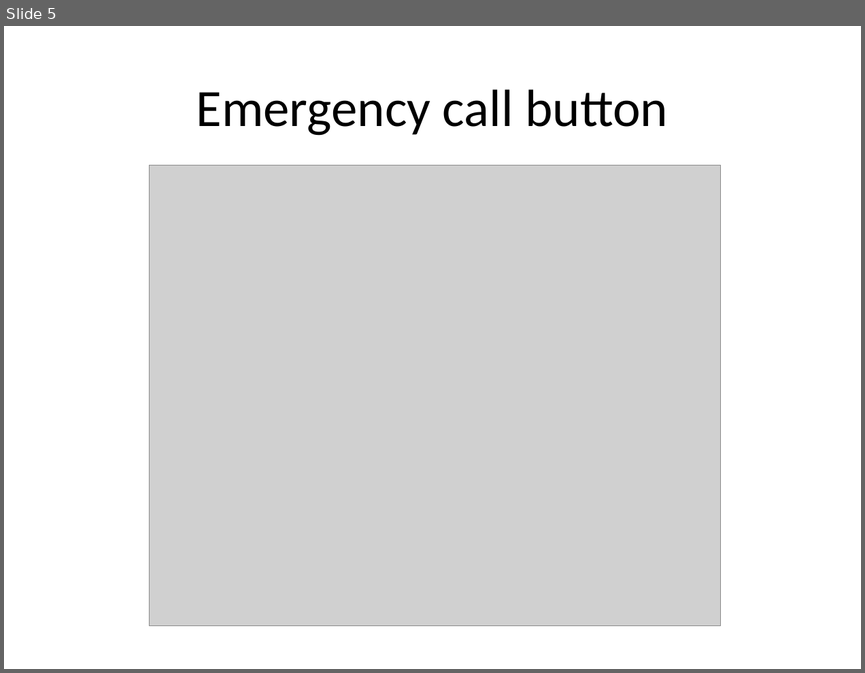
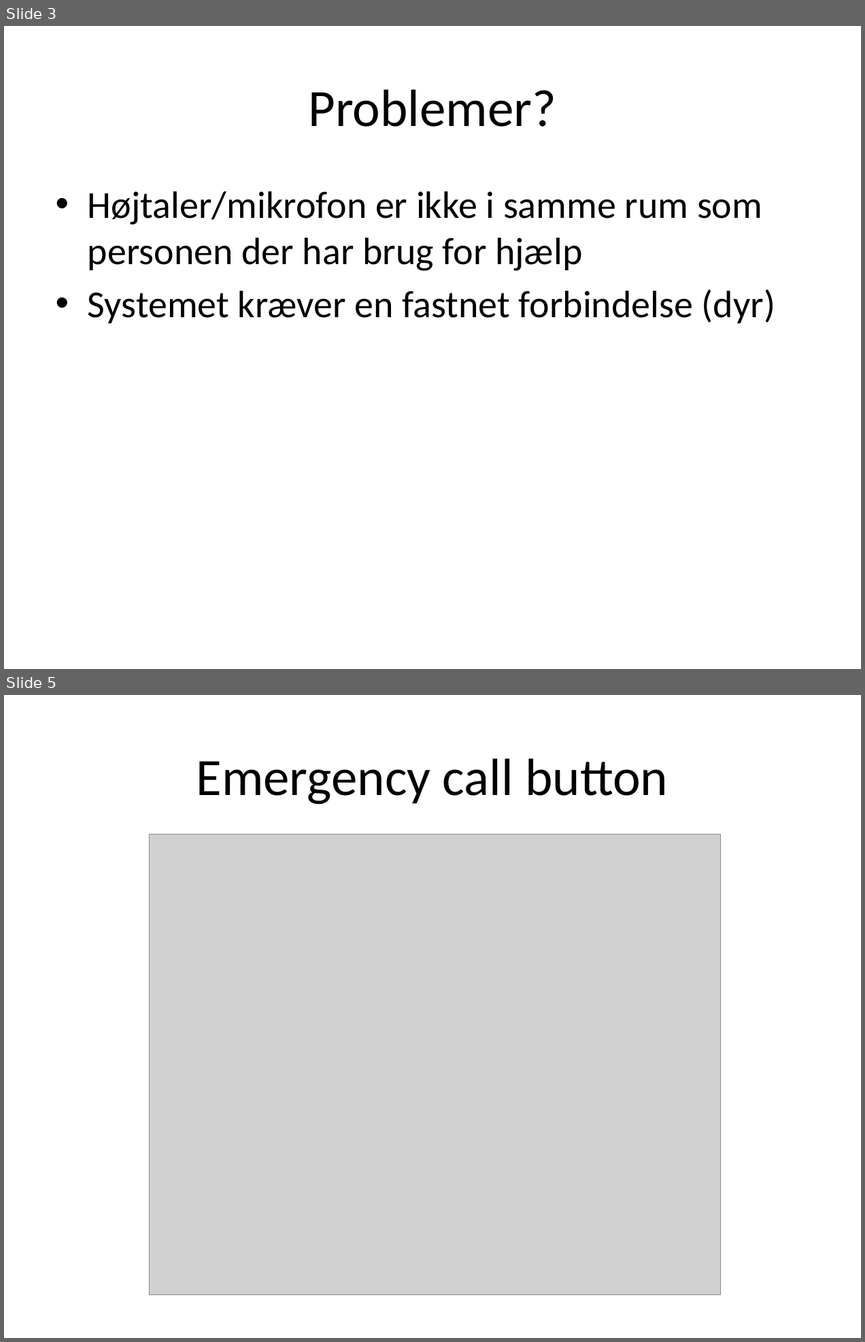
Before and after one commit to ahpoder/masterofit2009, a slide deck: syseng_hwco/proj/Artifact/Presentations/Presentation_11_02_11.pptx. Shown one above the other, each under a label of ours: slide 5 before the commit, slides 3 and 5 after it; the slides between them are not shown. The pictures are 865x673 and 865x1342 pixels, drawn with LibreOffice and Linux fonts; fonts in the diff are those of the drawing; grey boxes stand for pictures. Boxes give left, top, right and bottom in pixels: in the first picture for what was removed or moved away, otherwise in the second. Text is boxed around its words. In the diff, an @@ line names an element or a change of style, - is before the commit and + after.

```diff
--- a/syseng_hwco/proj/Artifact/Presentations/Presentation_11_02_11.pptx
+++ b/syseng_hwco/proj/Artifact/Presentations/Presentation_11_02_11.pptx
@@ slide 3 added at [4,26,861,669], background #FFFFFF @@
@@ title added at [308,89,555,127], 44 pt, text #000000 @@
+Problemer?
@@ text added at [88,191,775,323], 32 pt, text #000000 @@
+• Højtaler/mikrofon er ikke i samme rum som personen der har brug for hjælp
+• Systemet kræver en fastnet forbindelse (dyr)
```
Also in this commit, not shown: 1 slide changed, 3 other slides added, 4 slides removed.
